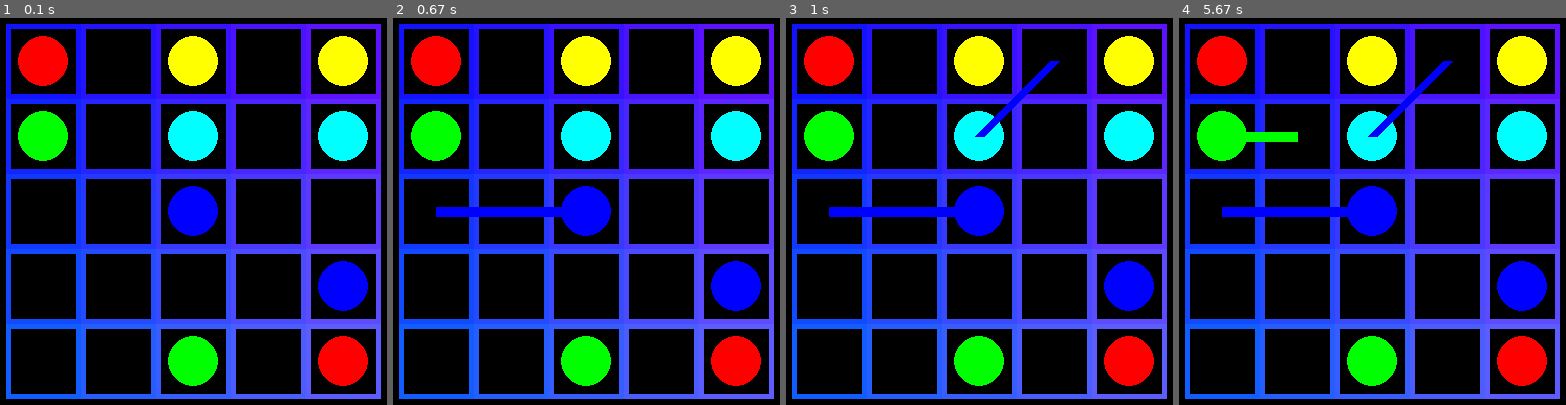
Above: before the commit, frames 1-4 (left to right).
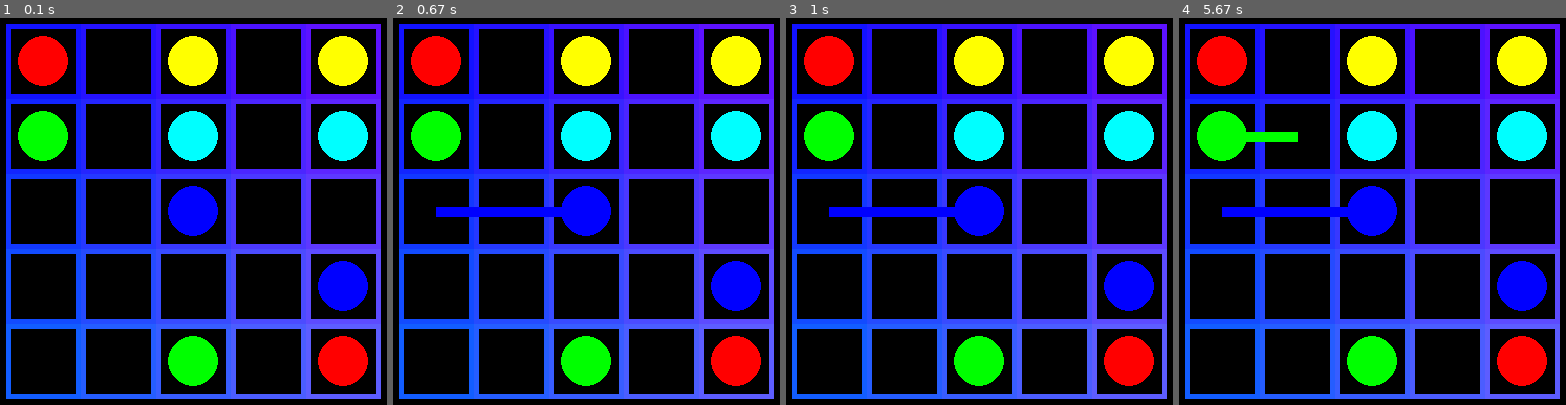
Above: after the commit, the same moments.

Repository: edvinalestig/flow-pygame
Game: pygame game, started from main.py
The game is run twice, just before and just after one commit, with the same random seed, the same clock (stepped at 60 frames per second) and the same inputs.
Inputs (mouse positions are in pixels of both pictures, inside the frame that each line leads up to):
- Up to frame 1 (0.1 s): no input
- Up to frame 2 (0.67 s): press the mouse at (590, 246) at 0.37 s; move the mouse to (524, 230) at 0.47 s; release the mouse at (458, 215) at 0.6 s
- Up to frame 3 (1 s): press the mouse at (983, 246) at 0.7 s; move the mouse to (1002, 161) at 0.8 s; release the mouse at (1025, 72) at 0.93 s
- Up to frame 4 (5.67 s): press the mouse at (1221, 60) at 2.03 s; move the mouse to (1221, 83) at 2.13 s; release the mouse at (1221, 110) at 2.27 s; press the mouse at (1221, 134) at 5.37 s; move the mouse to (1268, 134) at 5.47 s; release the mouse at (1314, 134) at 5.6 s

Frames 1-2 are identical in both runs. In frame 3, 0.5% of the frame differs, in the area x 48-71%, y 11-31%; in frame 4, 0.5%.

Commit message:
Prevented diagonal lines

Diff:
--- a/mouseManager.py
+++ b/mouseManager.py
@@ -39,17 +39,29 @@
             for i, rect in enumerate(self.game.rectangles):
                 if rect.collidepoint(pos):
                     if i != self.lastSelectedTile:
-                        try:
-                            self.game.changedTiles.index(i)
-                            return
 
-                        except ValueError:
-                            self.game.changedTiles.append(i)
+                        neighbourTile = False
+                        if i == self.lastSelectedTile + 1:
+                            neighbourTile = True
+                        elif i == self.lastSelectedTile - 1:
+                            neighbourTile = True
+                        elif i == self.lastSelectedTile + self.game.height:
+                            neighbourTile = True
+                        elif i == self.lastSelectedTile - self.game.height:
+                            neighbourTile = True
 
-                        if self.game.dev: print("Tile changed:", i)
+                        if neighbourTile:
+                            try:
+                                self.game.changedTiles.index(i)
+                                return
 
-                        self.game.drawLine(self.lastSelectedTile, i, self.game.selectedColour)
+                            except ValueError:
+                                self.game.changedTiles.append(i)
 
-                        #self.game.fillTile(colour=self.game.selectedColour, index=i)
-                        self.lastSelectedTile = i
+                            if self.game.dev: print("Tile changed:", i)
+
+                            self.game.drawLine(self.lastSelectedTile, i, self.game.selectedColour)
+
+                            #self.game.fillTile(colour=self.game.selectedColour, index=i)
+                            self.lastSelectedTile = i
                         return
